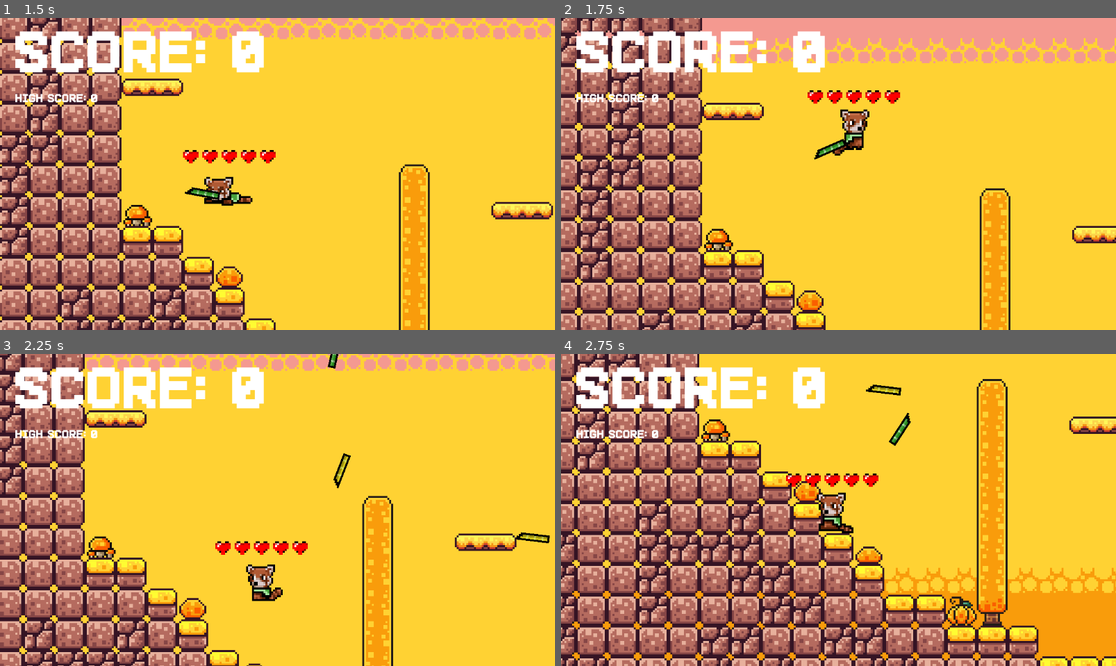
Above: before the commit, frames 1-4 (two rows, left to right).
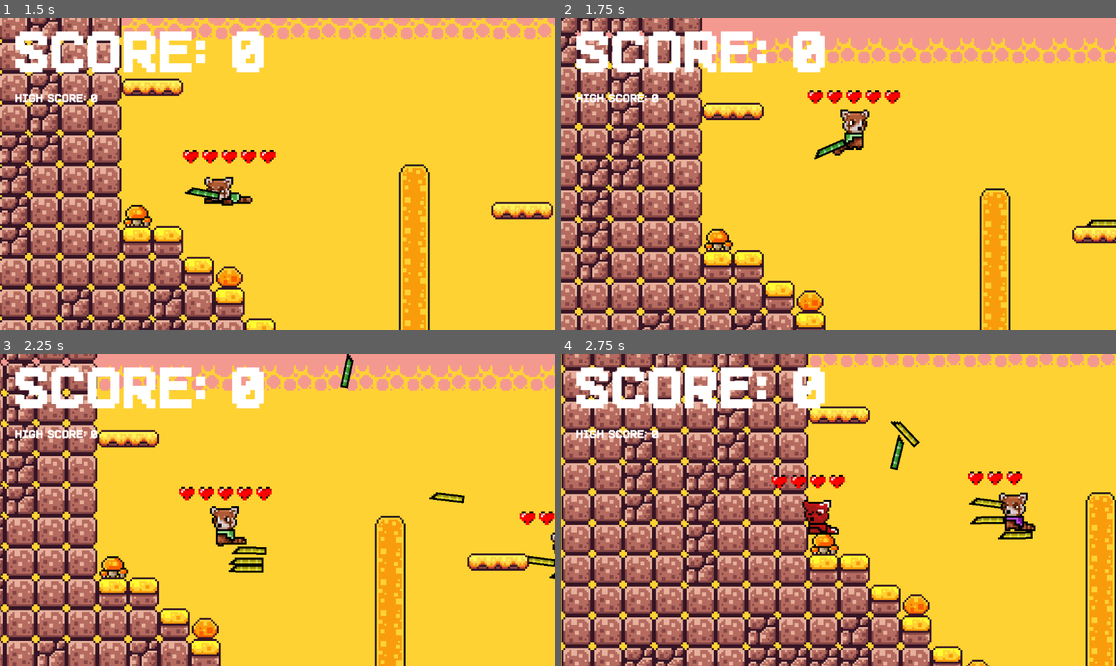
Above: after the commit, the same moments.

Repository: vincent-huu-nguyen/platform_game
Game: Godot game, scene res://scenes/stage2.tscn
The game is run twice, just before and just after one commit, with the same random seed, the same clock (stepped at 60 frames per second) and the same inputs. This scene is started directly instead of the project's main scene.
Inputs (mouse positions are in pixels of both pictures, inside the frame that each line leads up to):
- Up to frame 1 (1.5 s): tap Enter (reset) at 0.5 s; move the mouse to (399, 158) at 0.52 s; hold S (crouch) 0.53-1.28 s; hold D (move_right) from 0.53 s (still down); click (399, 158) at 0.67 s; tap W (jump) at 0.77 s; move the mouse to (166, 189) at 1.27 s; right-click (166, 189) at 1.35 s
- Up to frame 2 (1.75 s): keep holding D (move_right); tap W (jump) at 1.52 s
- Up to frame 3 (2.25 s): move the mouse to (333, 441) at 2.02 s; release D (move_right) at 2.03 s; press the mouse at (333, 441) at 2.03 s; hold A (move_left) from 2.03 s (still down)
- Up to frame 4 (2.75 s): keep holding A (move_left)

Frame 1 is identical in both runs. In frame 2, 0.1% of the frame differs, in the area x 94-100%, y 64-67%; in frame 3, 31%; in frame 4, 57%, in the area x 0-100%, y 0-100%.

Commit message:
Multiple Bots :D

Diff:
--- a/default_bus_layout.tres
+++ b/default_bus_layout.tres
@@ -5,11 +5,11 @@
 bus/1/solo = false
 bus/1/mute = false
 bus/1/bypass_fx = false
-bus/1/volume_db = 0.0
+bus/1/volume_db = 0.860514
 bus/1/send = &"Master"
 bus/2/name = &"Sound"
 bus/2/solo = false
 bus/2/mute = false
 bus/2/bypass_fx = false
-bus/2/volume_db = 3.04474
+bus/2/volume_db = 1.06049
 bus/2/send = &"Master"
--- a/scenes/ai_player.gd
+++ b/scenes/ai_player.gd
@@ -217,7 +217,6 @@
 	player = get_tree().root.get_node("Game/Player")  # Adjust path to player node
 	if player:
 		player.increment_score()
-		player.is_invincible = true
 
 func update_health_ui():
 	if health <= 0:
--- a/scenes/dmgzone.gd
+++ b/scenes/dmgzone.gd
@@ -60,9 +60,14 @@
 			if body.health <= 0:
 				ko_sound_player.play()  # Play KO sound
 				print("ai died...")
-				Engine.time_scale = 0.5  # Slow down the game to half speed
+
 				body.get_node("CollisionShape2D").queue_free()  # Remove the player's collision shape
-				respawn_timer.start()  # Start the Timer to trigger the scene reload after the specified wait time
+
+				if all_ai_bots_dead():
+					Engine.time_scale = 0.5  # Slow down the game to half speed
+					var player = get_tree().root.get_node("Game/Player")  # Adjust path to player node
+					player.is_invincible = true
+					respawn_timer.start()  # Start the Timer to trigger the scene reload after the specified wait time
 			start_damage_cooldown()  # Start the cooldown timer
 
 
@@ -88,3 +93,12 @@
 		get_tree().change_scene_to_file("res://scenes/stage2.tscn")
 	elif rand == 3:
 		get_tree().change_scene_to_file("res://scenes/stage3.tscn")
+
+
+func all_ai_bots_dead() -> bool:
+	# Checks if all AI bots in the scene are dead
+	var ai_bots = get_tree().get_nodes_in_group("AIPlayer")
+	for ai_bot in ai_bots:
+		if !ai_bot.is_dead:  # Assuming 'is_alive' is a property or method you have to check the AI's status
+			return false
+	return true
--- a/scenes/player.tscn
+++ b/scenes/player.tscn
@@ -9,7 +9,6 @@
 [ext_resource type="Script" path="res://scenes/HandAnchor.gd" id="3_d032w"]
 [ext_resource type="Texture2D" uid="uid://bimpqwl2887gs" path="res://assets/sprites/heartbar.png" id="3_qf7hw"]
 [ext_resource type="Texture2D" uid="uid://bfnm5hx7g6ttl" path="res://assets/sprites/RedPanda(1more).png" id="4_sdkfk"]
-[ext_resource type="PackedScene" uid="uid://bb05b7lsv1o8y" path="res://scenes/melee.tscn" id="7_qvxya"]
 [ext_resource type="Texture2D" uid="uid://dlnj7wpk2u1d7" path="res://assets/sprites/Bamboo.png" id="9_pit4r"]
 [ext_resource type="Texture2D" uid="uid://coujujmbt7j61" path="res://assets/sprites/Bamboos.png" id="10_6la6t"]
 [ext_resource type="AudioStream" uid="uid://4b7jthykmxs1" path="res://assets/sounds/power_up.wav" id="12_agbfk"]
@@ -560,10 +559,6 @@
 position = Vector2(-6, 0)
 texture = ExtResource("9_pit4r")
 
-[node name="Melee" parent="HandAnchor" instance=ExtResource("7_qvxya")]
-visible = false
-position = Vector2(14, -1)
-
 [node name="Charged" type="AudioStreamPlayer2D" parent="."]
 position = Vector2(13.9994, -6.12408)
 rotation = -0.00886326
@@ -575,4 +570,3 @@
 [connection signal="timeout" from="ChargeTimer" to="." method="_on_charge_timer_timeout"]
 [connection signal="timeout" from="DashCooldown" to="." method="_on_dash_cooldown_timeout"]
 [connection signal="timeout" from="RegenTimer" to="." method="_on_regen_timer_timeout"]
-[connection signal="body_entered" from="HandAnchor/Melee" to="." method="_on_melee_body_entered"]
--- a/scenes/projectile.gd
+++ b/scenes/projectile.gd
@@ -30,6 +30,10 @@
 	else:
 		if wielder.name == "AIPlayer":
 			ybamboo.visible = true
+		elif wielder.name == "AIPlayer2":
+			ybamboo.visible = true
+		elif wielder.name == "AIPlayer3":
+			ybamboo.visible = true
 		elif wielder.name == "Player" or "MM_AIPlayer":
 			gbamboo.visible = true
 		shoot_sound_player.play()
--- a/scenes/stage2.tscn
+++ b/scenes/stage2.tscn
@@ -465,6 +465,12 @@
 [node name="AIPlayer" parent="." instance=ExtResource("3_7ho7c")]
 position = Vector2(560, -120)
 
+[node name="AIPlayer2" parent="." instance=ExtResource("3_7ho7c")]
+position = Vector2(560, -120)
+
+[node name="AIPlayer3" parent="." instance=ExtResource("3_7ho7c")]
+position = Vector2(560, -120)
+
 [node name="Slime" parent="." instance=ExtResource("4_p4j4a")]
 position = Vector2(264, -316)
 
--- a/scenes/stage3.tscn
+++ b/scenes/stage3.tscn
@@ -479,6 +479,9 @@
 [node name="AIPlayer" parent="." instance=ExtResource("4_51ja2")]
 position = Vector2(312, -8)
 
+[node name="AIPlayer2" parent="." instance=ExtResource("4_51ja2")]
+position = Vector2(312, -8)
+
 [node name="Killzone2" parent="." instance=ExtResource("5_33txb")]
 
 [node name="CollisionShape2D" type="CollisionShape2D" parent="Killzone2"]
--- a/scripts/player.gd
+++ b/scripts/player.gd
@@ -28,6 +28,7 @@
 var projectile = preload("res://scenes/projectile.tscn")
 #var melee = preload("res://scenes/melee.tscn")
 var can_fire = true
+var can_score =  true
 var rate_of_fire = 0.5
 
 # Onready variables to cache node references
@@ -73,10 +74,11 @@
 
 # Method to increment score and update UI
 func increment_score():
-	Global.score += 1
-	Global.check_highscore()
-	update_score_label()
-	print("Score incremented to: ", Global.score)
+	if can_score:
+		Global.score += 1
+		Global.check_highscore()
+		update_score_label()
+		print("Score incremented to: ", Global.score)
 
 # Called every frame
 func _process(delta):
Not shown: 1 places in scenes/dmgzone.tscn that only renumber resources
Not shown: 1 places in scenes/player.tscn that only renumber resources
